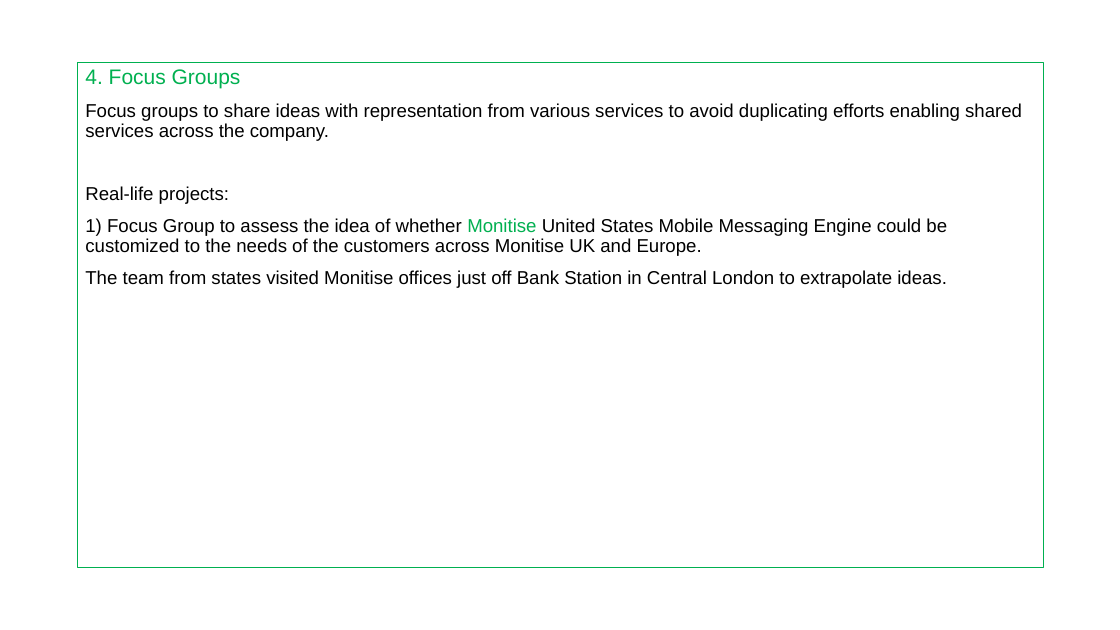
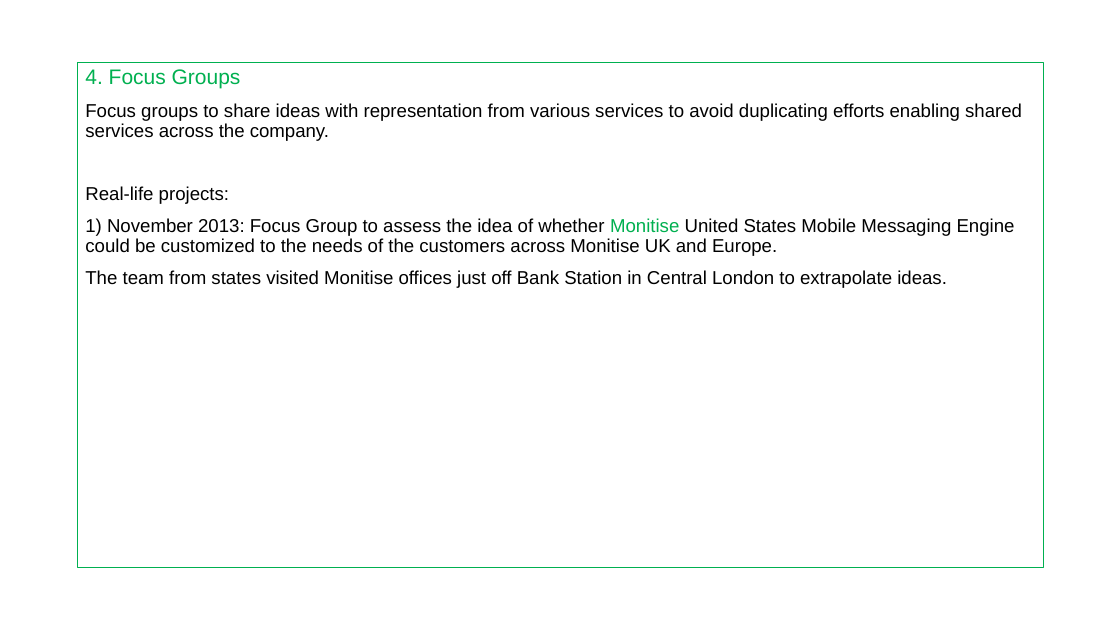
Before and after one commit to RaghavanKasthuri/User-Experience-UX-, a slide deck: slide 5 of Research Methods/User Research Methods.pptx. Drawn at 1120x630 pixels with LibreOffice and Linux fonts; fonts in the diff are those of the drawing. Boxes give left, top, right and bottom in pixels: in the first picture for what was removed or moved away, otherwise in the second. Text is boxed around its words. In the diff, an @@ line names an element or a change of style, - is before the commit and + after.

```diff
--- a/Research Methods/User Research Methods.pptx
+++ b/Research Methods/User Research Methods.pptx
@@ text at box(85, 218, 1015, 256): text changed @@
-1) Focus Group to assess the idea of whether Monitise United States Mobile Messaging Engine could be customized to the needs of the customers across Monitise UK and Europe.
+1) November 2013: Focus Group to assess the idea of whether Monitise United States Mobile Messaging Engine could be customized to the needs of the customers across Monitise UK and Europe.
```
Also in this commit, not shown: 6 other slides changed.
